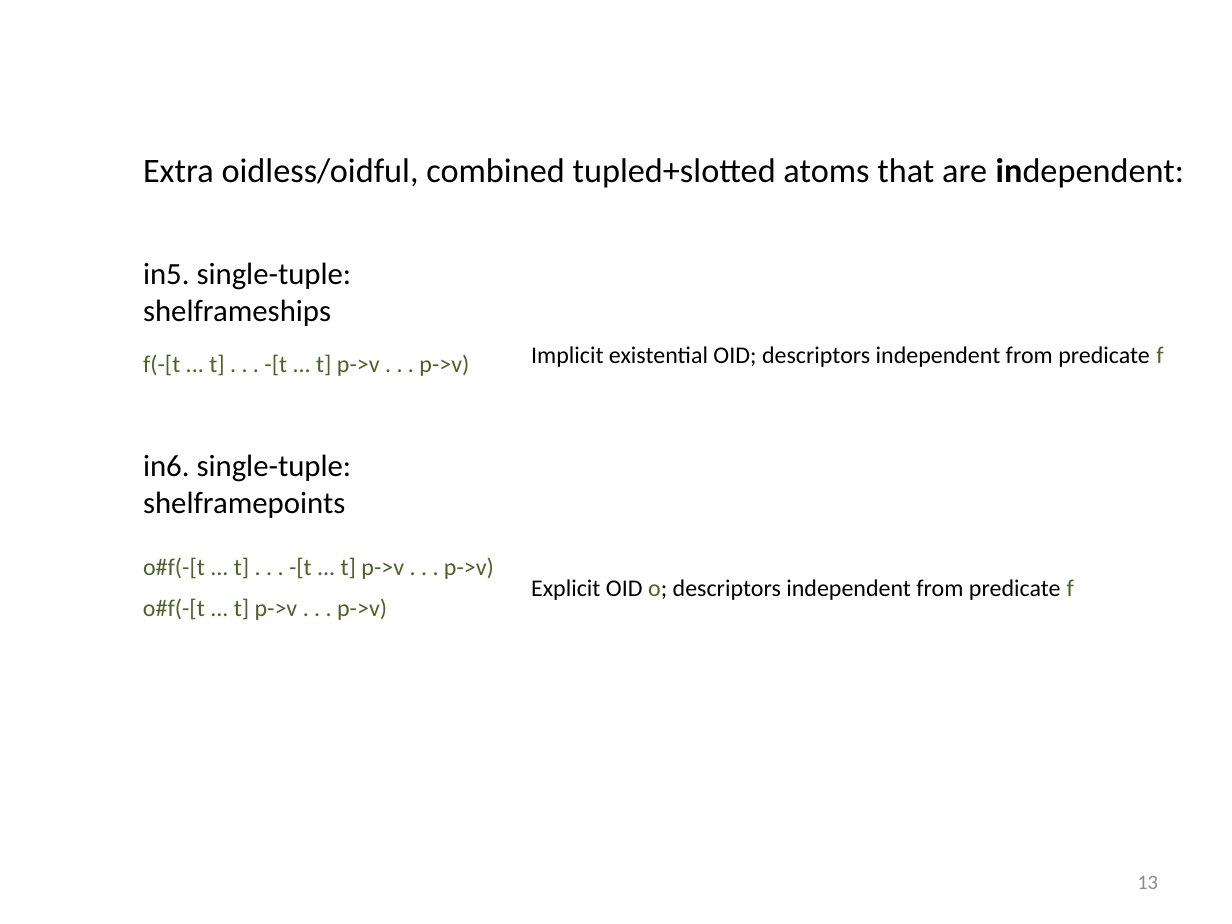
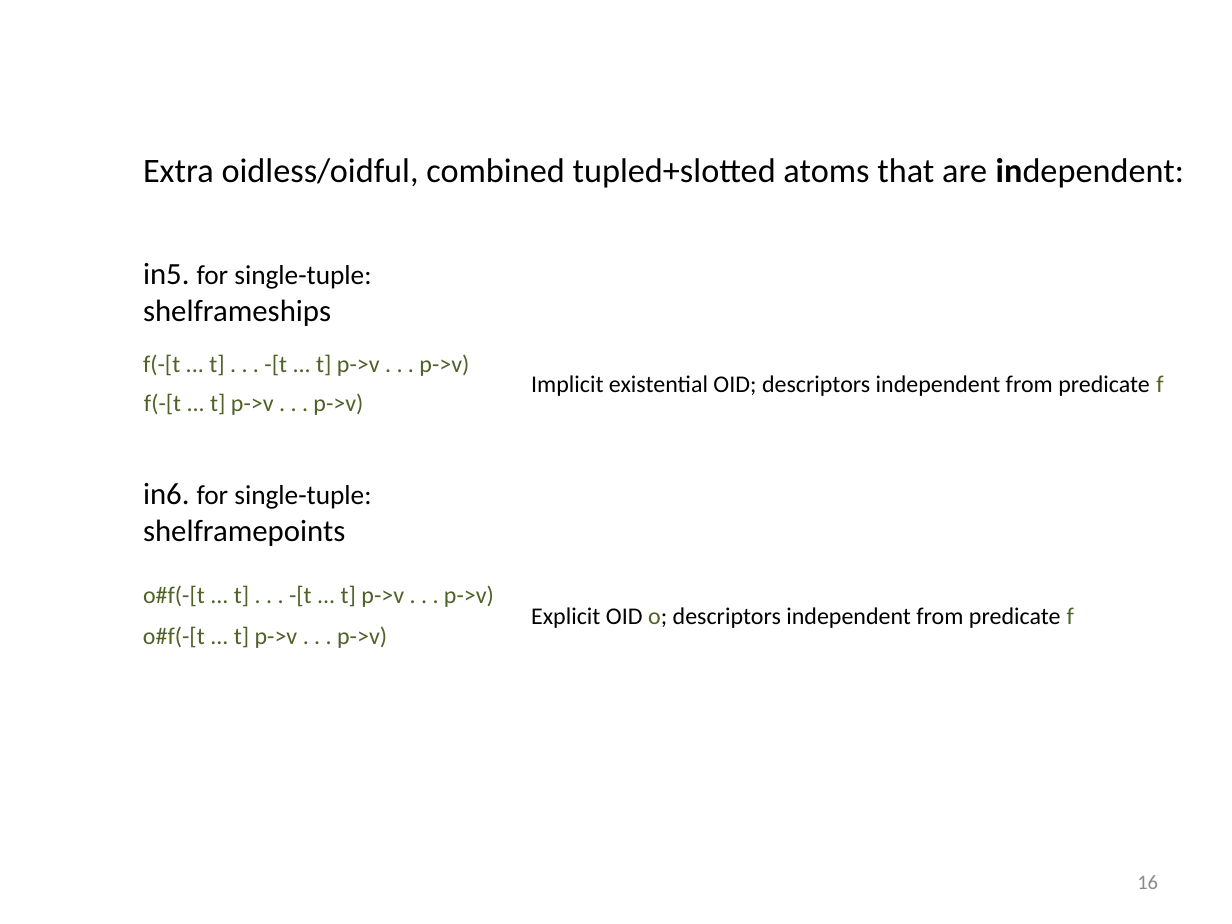
Before and after one commit to RuleML/ruleml-website, a slide deck: slide 16 of talks/PSOAMetamodelGrailogWedding.pptx (slide 13 before the commit). Drawn at 1232x924 pixels with LibreOffice and Linux fonts; fonts in the diff are those of the drawing. Boxes give left, top, right and bottom in pixels: in the first picture for what was removed or moved away, otherwise in the second. Text is boxed around its words. In the diff, an @@ line names an element or a change of style, - is before the commit and + after.

```diff
--- a/talks/PSOAMetamodelGrailogWedding.pptx
+++ b/talks/PSOAMetamodelGrailogWedding.pptx
@@ text at bbox=[143, 263, 371, 289]: text changed; size 18 to 16 pt @@
-in5. single-tuple:
+in5. for single-tuple:
@@ 4 texts: place and size @@
-4 texts at bbox=[143, 346, 1163, 620]
+4 texts at bbox=[143, 375, 1163, 648]
@@ text added at bbox=[144, 393, 363, 415], 14 pt, text #4F6228 @@
+f(-[t ... t] p->v . . . p->v)
@@ text "in6. for single-tuple:": place and size @@
-text "in6. for single-tuple:" at bbox=[143, 454, 352, 518]
+text "in6. for single-tuple:" at bbox=[143, 483, 371, 546]
@@ text at bbox=[143, 483, 371, 509]: text changed; size 18 to 16 pt @@
-in6. single-tuple:
+in6. for single-tuple:
@@ page number at bbox=[1137, 875, 1158, 889]: text changed @@
-13
+16
```
Also in this commit, not shown: 9 other slides changed, 3 slides added, 1 other file.
